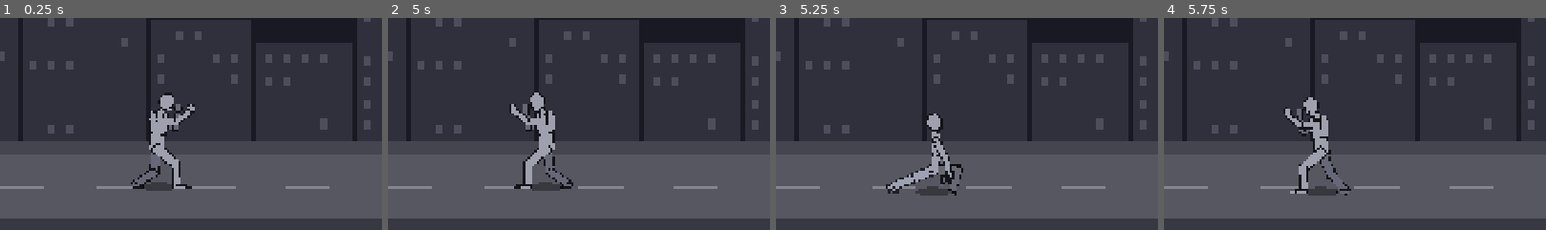
Above: before the commit, frames 1-4 (left to right).
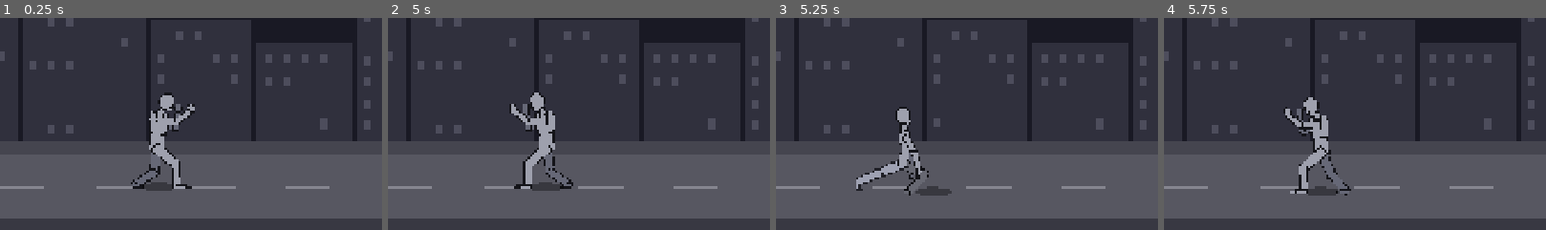
Above: after the commit, the same moments.

Repository: jetomev/cyberbrawling-my-way-to-my-love
Game: Godot game, scene res://scenes/main.tscn
The game is run twice, just before and just after one commit, with the same random seed, the same clock (stepped at 60 frames per second) and the same inputs.
Inputs (mouse positions are % of the whole screen's width and height, from its top left):
- Up to frame 1 (0.25 s): no input
- Up to frame 2 (5 s): tap Enter at 0.5 s; move the mouse to (72, 44) at 0.52 s; hold Right (move_right) 0.53-1.25 s; hold D (block) 0.53-1.25 s; click (72, 44) at 0.67 s; tap Space (jump) at 0.77, 1.07, 3.77, 4.07 s; tap S (kick) at 0.8 s; drag from (30, 54) to (45, 70) at 1.27 s; move the mouse to (60, 27) at 2.02 s; hold Right (move_right) 2.03-2.75 s; tap A (punch) at 2.1 s; tap C (roll) at 2.3 s; drag from (45, 70) to (20, 34) at 2.77 s; move the mouse to (80, 65) at 3.52 s; hold Left (move_left) 3.53-4.25 s; hold W (run) 3.53-4.25 s; tap X (stance) at 3.8 s; drag from (20, 34) to (35, 24) at 4.27 s
- Up to frame 3 (5.25 s): move the mouse to (55, 49) at 5.02 s; hold Down (move_down) from 5.03 s (still down); tap Z (sweep) at 5.1 s; click (55, 49) at 5.17 s
- Up to frame 4 (5.75 s): keep holding Down (move_down); tap Space (jump) at 5.3 s
The pictures show only the part of the screen within x 0-50%, y 38-88%; the shares and areas given below are measured in that part.

Frames 1-2 are identical in both runs. In frame 3, 3.5% of the frame differs, in the area x 21-49%, y 41-84%; in frame 4, nothing differs.

Commit message:
form: the sweep turns on a planted forefoot, the hips carried over it
The testers (02:29 on 0922751): the sweep's supporting foot jumps across in a single frame as he spins. "Keep the same
forefoot planted, turn the heel around it, carry the knee and hips smoothly over it, and keep the other leg long and
the body broad (no kneeling, no narrowing)."

- Turning on one planted foot (a spin, that foot pivoting), the view turns the drawing about that foot's ball, so the
  ball stays where it was planted and the heel swings round it.
- The hips are carried over the foot as he comes edge-on and on to its far side as he comes round (bake: hip_x eases to
  the planted ankle by the turn), so nothing jumps at the flip: the foot moves 7 px a frame at most (ball 3), the hips
  34. The other leg stays long and the body full width.
- Turning round the planted front foot carries the sweeping leg well out in front: the sweep's reach is now 195 (it
  draws 199 at the hit; was 120). Poses.drawn_tip applies the same turn about the foot, so the reach test sees it.
- A test holds it (and fails without the fix: the foot jumped 96 px in a frame).

Left, as the testers asked for the leg long and the body broad: the sweeping foot and the head and hands still jump in
the one frame the drawing flips.

Tests: 157, up from 156.

Co-Authored-By: Claude Opus 5.5 <noreply@anthropic.com>

Diff:
--- a/game/scripts/present/hero_view.gd
+++ b/game/scripts/present/hero_view.gd
@@ -278,6 +278,19 @@
 	# its lowest point on the street: he rolls along it, never through it
 	body.rotation = 0.0
 	body.position = Vector2(0.0, body_y)
+	# turning on one planted foot, the drawing turns about that foot's ball: it stays where it was planted while the heel
+	# swings round it and the body comes round over it (the testers, 02:29 on 0922751: the sweep's supporting foot
+	# jumped across in a single frame as he spun; "keep the same forefoot planted, turn the heel around it")
+	var on: float = baked.get("spin_on", 0.0)
+	if on > 0.0:
+		var side := "f" if on < 1.5 else "b"
+		var planted: float = ((Poses._end("leg_%s_lower" % side, baked)[0] as Vector2).x + Poses.FOOT_LENGTH) * facing
+		var t := Transform2D.IDENTITY
+		var n: Node = bones["toe_" + side]
+		while n != self:
+			t = (n as Node2D).transform * t
+			n = n.get_parent()
+		body.position.x += planted - t.origin.x
 	var tumble: float = pose.get("tumble", 0.0)
 	if tumble != 0.0:
 		var turn := Transform2D(deg_to_rad(tumble * pose.get("tumble_dir", 1.0)), Vector2.ZERO)
--- a/game/scripts/present/poses.gd
+++ b/game/scripts/present/poses.gd
@@ -763,6 +763,16 @@
 	# legs bend to keep them (before, the settle wiped it out and the idle's breathing never showed)
 	out["hip_y"] += pose.get("hip_y", 0.0)
 	out["hip_x"] = pose.get("hip_x", 0.0)
+	# turning on one planted foot (a spin, that foot pivoting on its ball): the hips are carried over it as he comes
+	# edge-on, and on over to its other side as he comes round (the testers, 02:29: "carry the knee and hips smoothly
+	# over it"); with the view turning the drawing about that foot's ball (hero_view.gd), nothing jumps at the flip
+	var spin_now: float = pose.get("spin", 0.0)
+	if cos(deg_to_rad(spin_now)) < 0.9999:  # turned at all (a half turn too)
+		for side in anchors:
+			if absf(pose.get("pivot_" + side, 0.0)) > 0.5:
+				out["hip_x"] = lerpf(out["hip_x"], (anchors[side] as Vector2).x, 1.0 - absf(cos(deg_to_rad(spin_now))))
+				out["spin_on"] = 1.0 if side == "f" else 2.0
+				break
 	out["hip"] = pelvis
 	for side in ["f", "b"]:
 		if not anchors.has(side):
@@ -1005,7 +1015,20 @@
 
 
 ## … and where it is drawn: past a quarter turn of a spin the view flips the drawing to face the other way (his back
-## to us), so a foot reaching back in the pose reaches forward on the screen (the back sweep's hit).
+## to us), so a foot reaching back in the pose reaches forward on the screen (the back sweep's hit); and turning on a
+## planted foot, the drawing turns about that foot.
 static func drawn_tip(bone: String, pose: Dictionary, grounded := true) -> Vector2:
-	var at := tip(bone, pose, grounded)
-	return Vector2(-at.x, at.y) if cos(deg_to_rad(pose.get("spin", 0.0))) < 0.0 else at
+	var baked := bake(pose, grounded)
+	var at: Vector2 = _end(bone, baked)[0]
+	var flip := -1.0 if cos(deg_to_rad(pose.get("spin", 0.0))) < 0.0 else 1.0
+	var shift := 0.0
+	var on: float = baked.get("spin_on", 0.0)
+	if on > 0.0:
+		# turning on a planted foot the view turns the drawing about that foot's ball (hero_view.gd), so the ball stays
+		# where it was planted; the foot draws shorter as it swings round (never below a third)
+		var side := "f" if on < 1.5 else "b"
+		var ankle: float = (_end("leg_%s_lower" % side, baked)[0] as Vector2).x
+		var swing := cos(deg_to_rad(baked["pivot_" + side]))
+		var x := maxf(absf(swing), 0.35) * (signf(swing) if swing != 0.0 else 1.0)
+		shift = (ankle + FOOT_LENGTH) - flip * (ankle + FOOT_LENGTH * x)
+	return Vector2(flip * at.x + shift, at.y)
--- a/game/scripts/sim/moves.gd
+++ b/game/scripts/sim/moves.gd
@@ -52,7 +52,9 @@
 	# Z: the back sweep (Javier, 2026-11-02 19:28: "Z key"), its own move outside the combos; the posture sheet's: sink
 	# low, spin on the front foot with the back leg straight along the street, hands near the floor; the biggest
 	# wind-up of the low moves. No recorded sweep exists in the libraries we use: drawn from the sheet.
-	"sweep": {"startup": 12, "active": 6, "recovery": 20, "reach": 120.0, "low": 0.0, "high": 50.0, "damage": 2,
+	# (reach: he turns round his planted front foot, which carries the long sweeping leg well out in front: 195, was
+	# 120 before the turn kept that foot planted; the testers, 02:29 on 0922751)
+	"sweep": {"startup": 12, "active": 6, "recovery": 20, "reach": 195.0, "low": 0.0, "high": 50.0, "damage": 2,
 		"effect": "knockdown", "limb": "leg_b_lower"},  # a back sweep catches the ankles with the heel and calf
 	# in the air: one per jump
 	"air_kick": {"low": 30.0, "high": 170.0, "damage": 3, "effect": "", "limb": "foot_f"},
--- a/game/tests/test_hero_view.gd
+++ b/game/tests/test_hero_view.gd
@@ -310,6 +310,45 @@
 	v.free()
 
 
+func test_the_sweep_turns_on_a_planted_forefoot() -> void:
+	# the testers (02:29 on 0922751): the sweep's supporting foot jumped across in a single frame as he spun. "Keep the
+	# same forefoot planted, turn the heel around it, carry the knee and hips smoothly over it, and keep the other leg
+	# long and the body broad (no kneeling, no narrowing)". Measured on the drawing, frame to frame
+	var t := Tuning.fresh()
+	var v = HeroView.new()
+	var prev = null
+	var ball0 = null
+	var foot := 0.0
+	var hips := 0.0
+	var drift := 0.0
+	var over := false
+	for tick in Moves.length("sweep", t):
+		var p := Poses.angles("sweep", tick, t)
+		v.apply(p)
+		var q: Dictionary = v.points()
+		var ball: Vector2 = _at(v, "toe_f")
+		if ball0 == null:
+			ball0 = ball
+		drift = maxf(drift, ball.distance_to(ball0))
+		if prev != null:
+			foot = maxf(foot, (q["foot_f"] as Vector2).distance_to(prev["foot_f"]))
+			hips = maxf(hips, (q["hip"] as Vector2).distance_to(prev["hip"]))
+		if p["spin"] > 150.0 and p["spin"] < 210.0 and q["hip"].x > ball0.x:
+			over = true  # half way round, the hips have come over to the far side of the foot
+		var b := Poses.bake(p, true)
+		check((Poses._end("leg_f_lower", b)[0] as Vector2).y - (Poses._end("leg_f_upper", b)[0] as Vector2).y >= 20.0,
+			"sweep@%d: the supporting knee well off the street, no kneeling" % tick)
+		check(absf(v.body.scale.x) == 1.0, "sweep@%d: the body keeps its full width" % tick)
+		prev = q
+	check(drift <= 10.0, "the forefoot stays planted (%.0f px from where it was at most)" % drift)
+	check(foot <= 10.0, "the supporting foot never jumps (%.0f px in a frame at most)" % foot)
+	check(hips <= 40.0, "the hips are carried smoothly over it (%.0f px in a frame at most)" % hips)
+	check(over, "half way round, the hips have come over to the far side of the foot")
+	var leg := Poses.bake(Poses.angles("sweep", Moves.data("sweep", t)["startup"], t), true)
+	check(absf(leg["leg_b_lower"]) <= 15.0, "the other leg long at the hit (knee %.0f)" % absf(leg["leg_b_lower"]))
+	v.free()
+
+
 func test_the_flying_kick_lands_into_a_balanced_guard() -> void:
 	# the testers' joint session on f744019 (23:29): the flying kick's landing is abrupt; it should absorb into a
 	# balanced guard. Through the touchdown no hand or foot jumps further in a frame than in a steady run, and the hips
